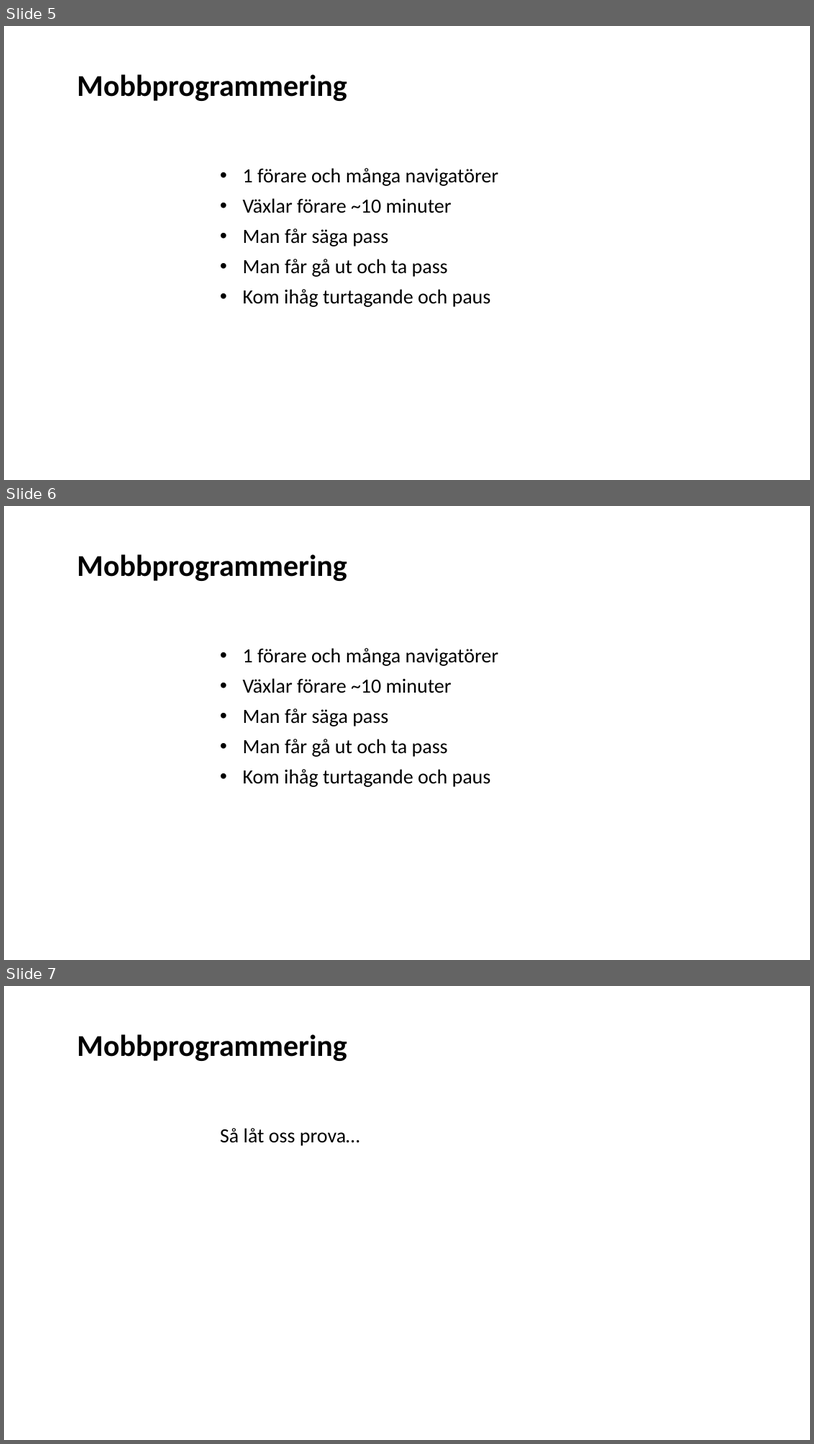
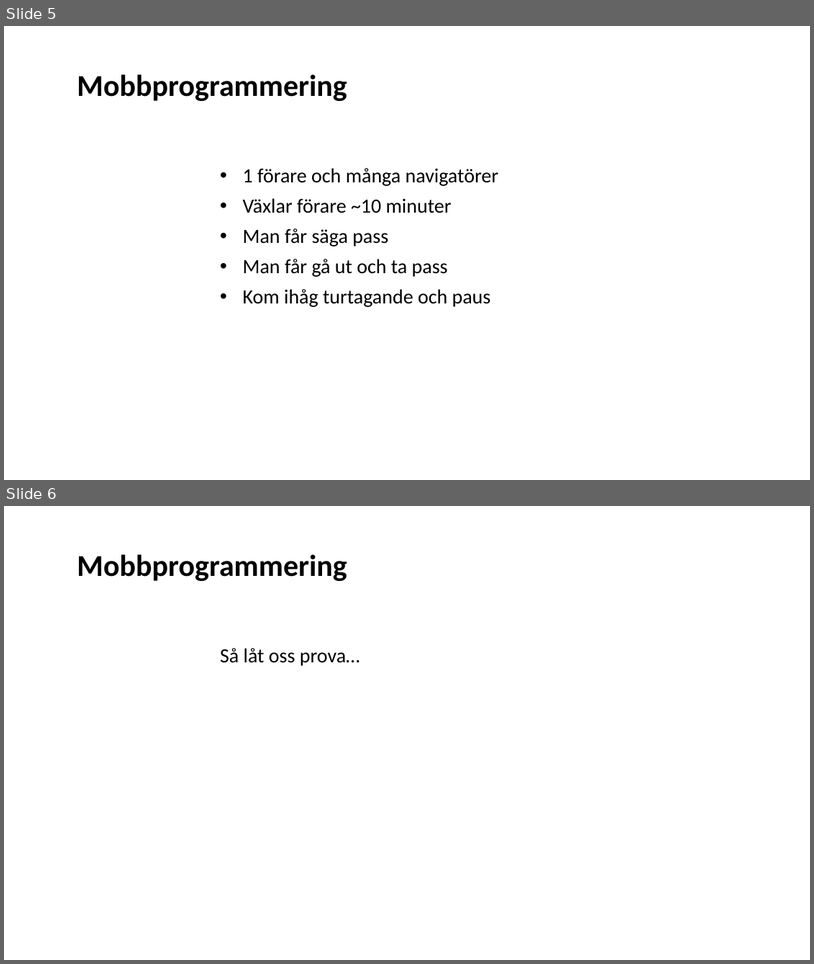
Before and after one commit to Omegapoint/tdd-lab, a slide deck: TDD-Presentation.pptx. Shown one above the other, each under a label of ours: slides 5, 6 and 7 before the commit, slides 5 and 6 after it. The pictures are 814x1444 and 814x964 pixels, drawn with LibreOffice and Linux fonts; fonts in the diff are those of the drawing. Boxes give left, top, right and bottom in pixels: in the first picture for what was removed or moved away, otherwise in the second. Text is boxed around its words. In the diff, an @@ line names an element or a change of style, - is before the commit and + after.

```diff
--- a/TDD-Presentation.pptx
+++ b/TDD-Presentation.pptx
@@ slide 6 removed at <box>4,506,810,960</box>, background #FFFFFF @@
@@ title removed at <box>77,554,347,581</box> @@
-Mobbprogrammering
@@ subtitle removed at <box>243,648,499,787</box> @@
-• 1 förare och många navigatörer
-• Växlar förare ~10 minuter
-• Man får säga pass
-• Man får gå ut och ta pass
-• Kom ihåg turtagande och paus
@@ what was slide 7 is now slide 6 @@
```
Also in this commit, not shown: 2 slides changed, 7 slides added, 4 other slides removed, 1 other file.
